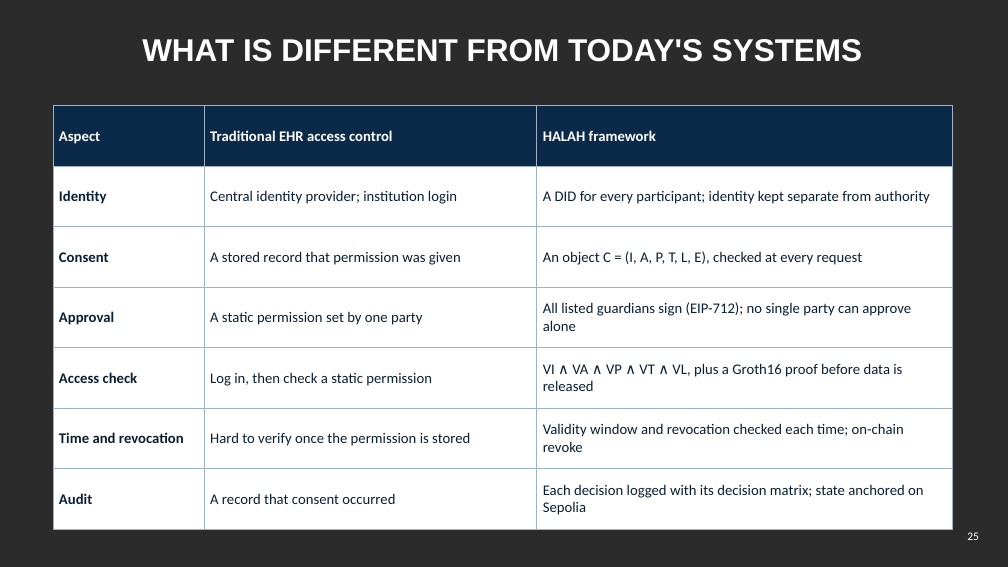
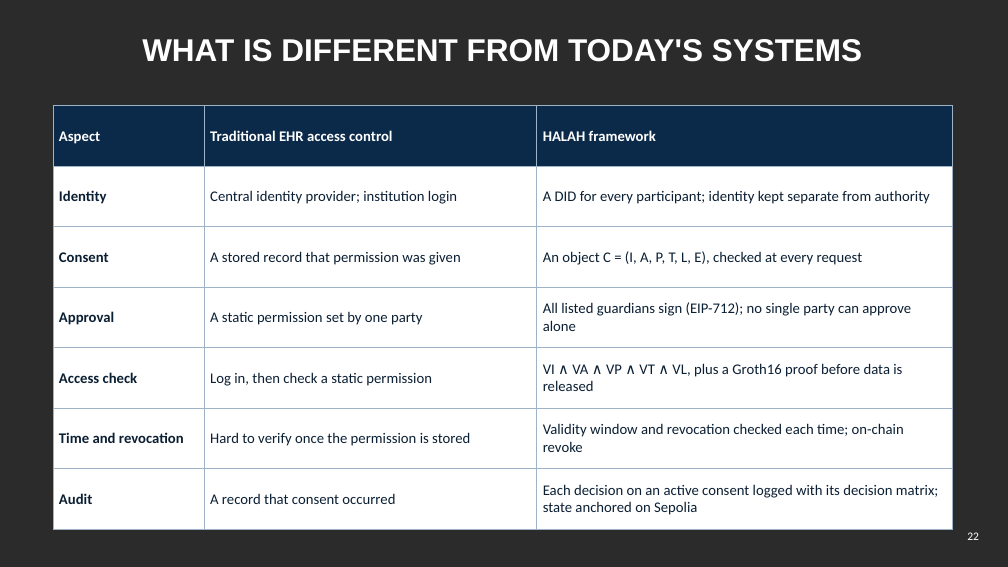
Before and after one commit to yasir12345678900/HealthRWA-Sepolia-Personal-try, a slide deck: slide 22 of docs/Yasir_Candidature_Reassessment_Slides_Simple.pptx (slide 25 before the commit). Drawn at 1008x567 pixels with LibreOffice and Linux fonts; fonts in the diff are those of the drawing; background and template pictures are left out; a plain dark background stands for a picture behind light text. Boxes give left, top, right and bottom in pixels: in the first picture for what was removed or moved away, otherwise in the second. Text is boxed around its words. In the diff, an @@ line names an element or a change of style, - is before the commit and + after.

```diff
--- a/docs/Yasir_Candidature_Reassessment_Slides_Simple.pptx
+++ b/docs/Yasir_Candidature_Reassessment_Slides_Simple.pptx
@@ table at (x1=53, y1=106, x2=953, y2=519) @@
-row 7, column 3: Each decision logged with its decision matrix; state anchored on Sepolia
+row 7, column 3: Each decision on an active consent logged with its decision matrix; state anchored on Sepolia
@@ page number at (x1=967, y1=532, x2=979, y2=540): text changed @@
-25
+22
```
Also in this commit, not shown: 15 other slides changed, 1 other file.
